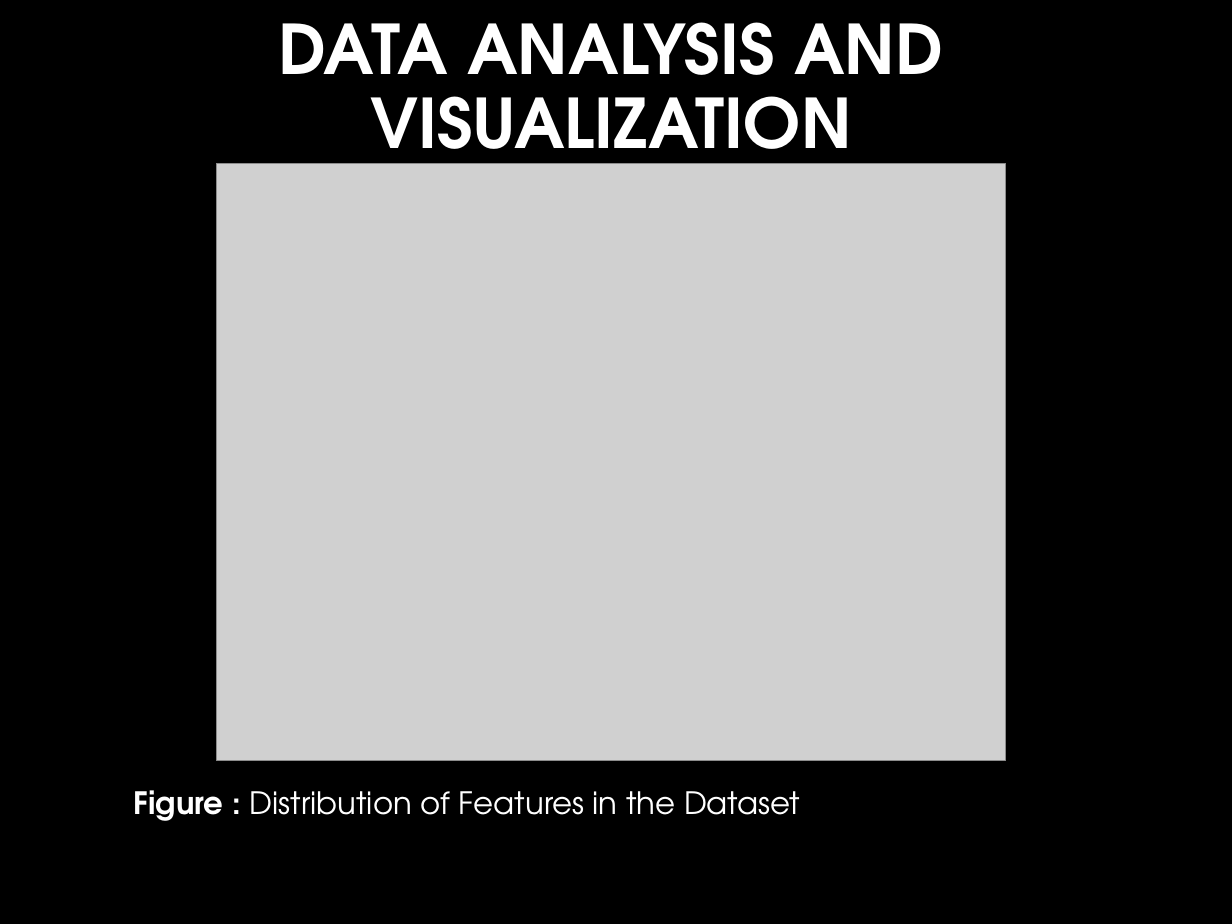
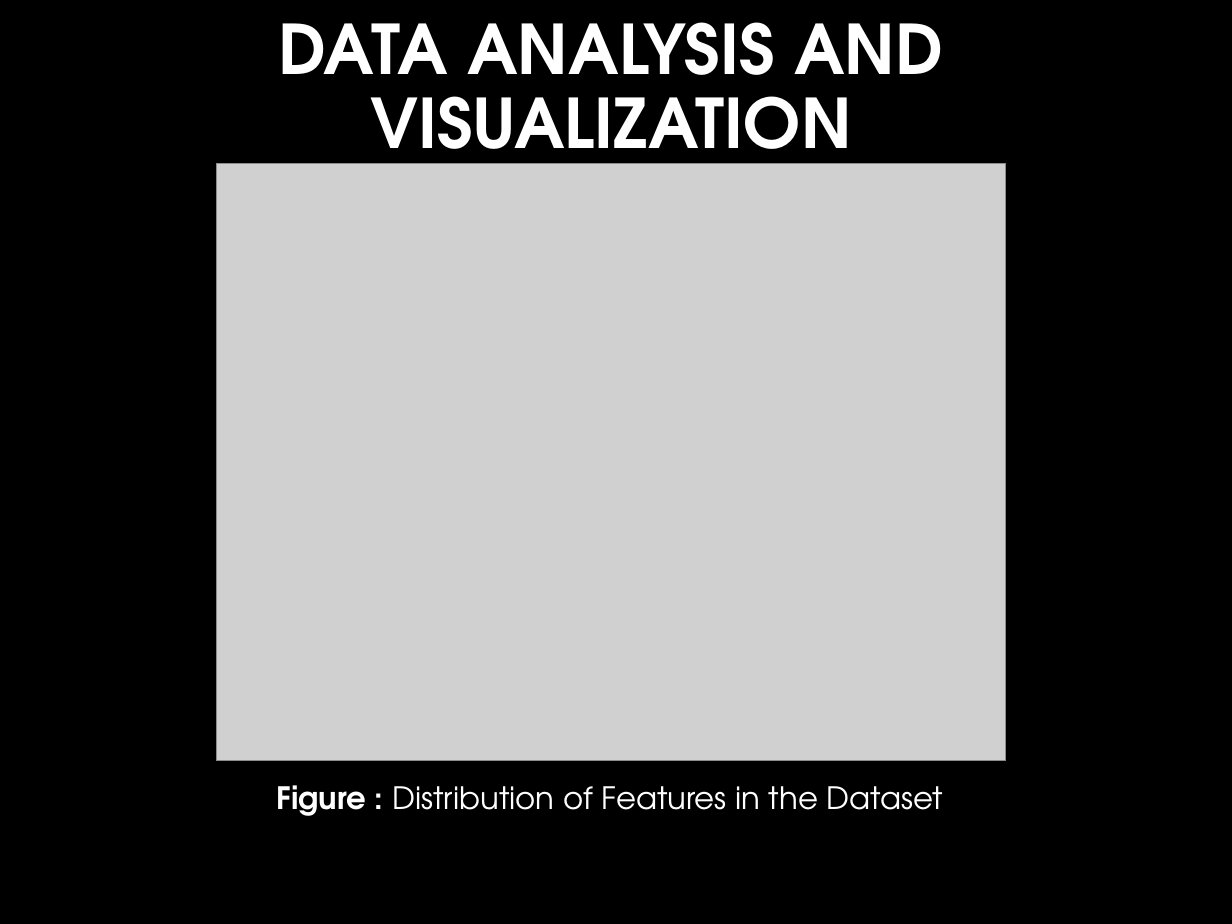
Before and after one commit to a-muizz28/Machine-Learning-Tasks, a slide deck: slide 7 of Tasks/FA23BCS117_FA23BCS108_Task2_KNN/FA23BCS117_FA23BCS108_Task2_KNN.pptx. Drawn at 1232x924 pixels with LibreOffice and Linux fonts; fonts in the diff are those of the drawing; grey boxes stand for pictures; background and template pictures are left out. Boxes give left, top, right and bottom in pixels: in the first picture for what was removed or moved away, otherwise in the second. Text is boxed around its words. In the diff, an @@ line names an element or a change of style, - is before the commit and + after.

Commit message:
Made slight enhancements to the doc and ppt files for task 2

```diff
--- a/Tasks/FA23BCS117_FA23BCS108_Task2_KNN/FA23BCS117_FA23BCS108_Task2_KNN.pptx
+++ b/Tasks/FA23BCS117_FA23BCS108_Task2_KNN/FA23BCS117_FA23BCS108_Task2_KNN.pptx
@@ text "Figure : Distribution of Features ...": place and size @@
-text "Figure : Distribution of Features ..." at bbox=[134, 790, 800, 821]
+text "Figure : Distribution of Features ..." at bbox=[276, 785, 943, 816]
```
Also in this commit, not shown: 1 other file.
